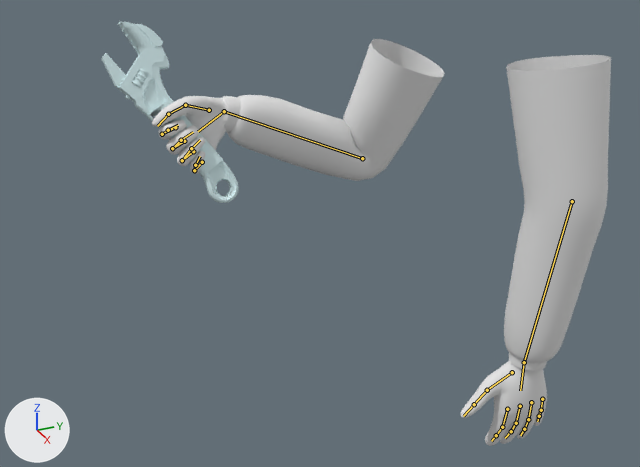
The Blender file weapons/new/FF - Spanner.blend: old version first, new version second.
Before and after are seen from a 50 mm camera at (52.8, -31.0, 9.8) aimed at (-0.9, -6.8, -17.1). Arrows for +X, +Y and +Z are at lower left; the lights stay in place. The first picture is the older version. Both versions are drawn at frame 15 of the action 'swing1'; the numbers are the values there. The bones that change, and the others that lie on the model, are drawn over the model as lines.

The first picture shows 'default_arms.002', 'reference_Spanner ref'.
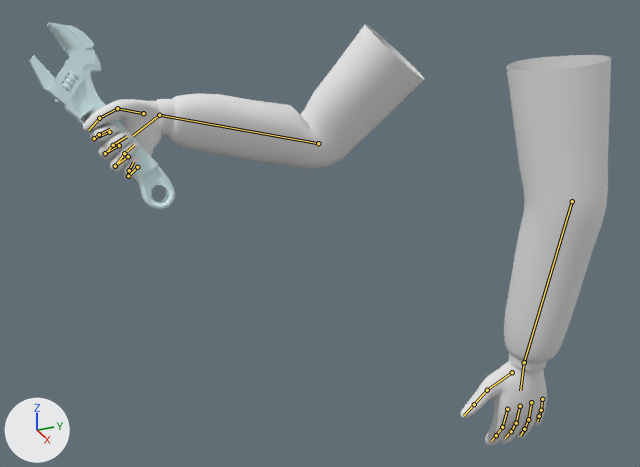
What differs and where, as boxes [x1, y1, x2, y2] in the pictures (640 x 467 px):
'default_arms.002', posed (15% wider)
    before: [152, 39, 611, 446]
    after: [83, 24, 611, 446]
'reference_Spanner ref', posed (7% wider)
    before: [102, 21, 239, 203]
    after: [29, 23, 175, 209]

What the commit changed:
Bone 'rig_hand_r' (bone_rig_hand_r) moves from (-9.7, -24.4, 11.0) to (-9.3, -24.4, 15.9).
